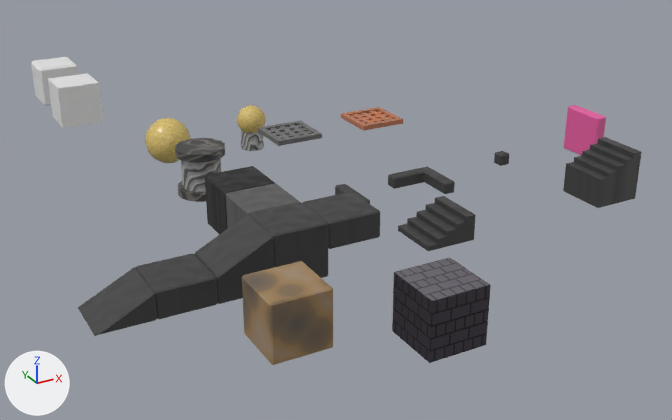
Before and after pictures for a commit that changed the Blender file Blender/worldblocks.blend.
One viewpoint serves both versions: a camera (50 mm lens) standing at (-5.11, -24.75, 6.82) and looking at (3.89, -8.39, -1.36). Every picture has the same lights, and +X, +Y and +Z are marked at lower left. The picture after the commit comes second. Objects named as collision shapes, trigger or cutter boxes, shadow casters or lower levels of detail are left out.

The first picture shows '000LowerPavementRamp', '001LowerPavementSlab', '002UpperPavementRamp', '003PavementBlock', '005PavementBlockDark', '006UpperPavementSlab', '007BrickBlock', '008DirtyBlock', '009Pillar', '014LowerPavementStairs', '016UpperStairs', 'simple_block' and 10 more.
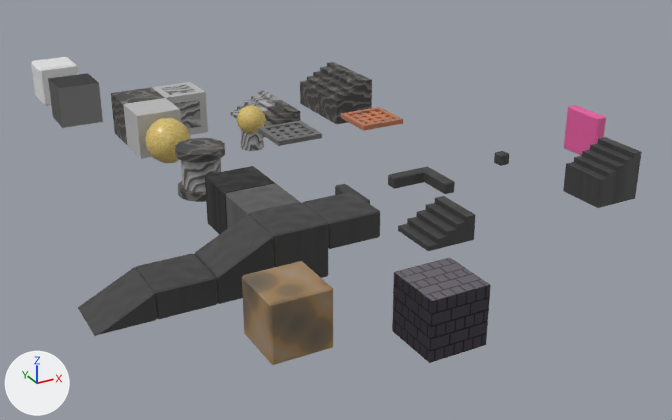
What changed in the scene script:
```text
Add mat_darkmarble:
    mat_darkmarble = bpy.data.materials.new('DarkMarble')
    # nodes: BsdfPrincipled, OutputMaterial, TexWave, ValToRGB
    # colours: grey #7c776f, dark grey #3f3f3f
Add mat_baketempmat_001:
    mat_baketempmat_001 = bpy.data.materials.new('BakeTempMat.001')
    # nodes: BsdfPrincipled, OutputMaterial, TexWave, ValToRGB
    # colours: dark grey #595959, grey #bcbcbc, grey #959595
Add mat_material:
    mat_material = principled_material('Material')
    mat_material.base_color = (0.5, 0.5, 0.5)  # grey #bcbcbc
Add me_cube_048:
    me_cube_048.from_pydata(...)  # 24 vertices, 14 faces; spans x -0.5..0.5, y -0.5..0.5, z -0.5..0.0
    me_cube_048.materials.append(mat_darkmarble)
Add me_cube_047:
    me_cube_047.from_pydata(...)  # 28 vertices, 18 faces; spans x -0.5..0.5, y -0.5..0.5, z -0.5..0.5
    me_cube_047.materials.append(mat_darkmarble)
Add me_cube_045:
    me_cube_045.from_pydata(...)  # 24 vertices, 14 faces; spans x -0.5..0.5, y -0.5..0.5, z -0.5..0.0
    me_cube_045.materials.append(mat_baketempmat_001)
Add me_cube_044:
    me_cube_044.from_pydata(...)  # 28 vertices, 18 faces; spans x -0.5..0.5, y -0.5..0.5, z -0.5..0.5
    me_cube_044.materials.append(mat_darkmarble)
Add me_cube_043:
    me_cube_043.from_pydata(...)  # 56 vertices, 54 faces; spans x -0.5..0.5, y -0.5..0.5, z -0.5..0.5
    # faces by material slot: [48, 6]
    me_cube_043.materials.append(mat_material)  # grey #bcbcbc
    me_cube_043.materials.append(mat_baketempmat_001)
Add me_cube_038:
    me_cube_038.from_pydata(...)  # a box spanning x -0.5..0.5, y -0.5..0.5, z -0.5..0.5
    me_cube_038.materials.append(mat_material)  # grey #bcbcbc
Add me_cube_028:
    me_cube_028.from_pydata(...)  # a box spanning x -0.5..0.5, y -0.5..0.5, z -0.5..0.5
    me_cube_028.materials.append(mat_darkmarble)
Add ob_simple_block_003:
    ob_simple_block_003 = bpy.data.objects.new('simple_block.003', me_cube_001.copy())  # the mesh of ob_simple_block
    ob_simple_block_003.location = (0.0, -2.0, 0.0)
Add ob_027lowerpavementstairsdarkmarble:
    ob_027lowerpavementstairsdarkmarble = bpy.data.objects.new('027LowerPavementStairsDarkMarble', me_cube_048)
    ob_027lowerpavementstairsdarkmarble.location = (4.0, -5.0, 0.0)
Add ob_026upperstairsdarkmarble:
    ob_026upperstairsdarkmarble = bpy.data.objects.new('026UpperStairsDarkMarble', me_cube_047)
    ob_026upperstairsdarkmarble.location = (6.0, -5.0, 0.0)
Add ob_025lowerpavementstairslightmarble:
    ob_025lowerpavementstairslightmarble = bpy.data.objects.new('025LowerPavementStairsLightMarble', me_cube_045)
    ob_025lowerpavementstairslightmarble.location = (4.0, -4.0, 0.0)
Add ob_024upperstairslightmarble:
    ob_024upperstairslightmarble = bpy.data.objects.new('024UpperStairsLightMarble', me_cube_044)
    ob_024upperstairslightmarble.location = (6.0, -4.0, 0.0)
Add ob_023mixedmarbleblock:
    ob_023mixedmarbleblock = bpy.data.objects.new('023MixedMarbleBlock', me_cube_043)
    ob_023mixedmarbleblock.location = (2.0, -4.0, 0.0)
Add ob_022lightmarbleblock:
    ob_022lightmarbleblock = bpy.data.objects.new('022LightMarbleBlock', me_cube_038)
    ob_022lightmarbleblock.location = (1.0, -5.0, 0.0)
Add ob_021darkmarbleblock:
    ob_021darkmarbleblock = bpy.data.objects.new('021DarkMarbleBlock', me_cube_028)
    ob_021darkmarbleblock.location = (1.0, -4.0, 0.0)
```

What differs and where, as boxes (x1, y1, x2, y2) in the pictures (672 x 420 px):
'simple_block.003', added: after (48, 73, 103, 128)
'026UpperStairsDarkMarble', added: after (318, 71, 372, 124)
'022LightMarbleBlock', added: after (123, 98, 181, 159)
'023MixedMarbleBlock', added: after (152, 82, 208, 135)
    faces in mat_material (grey #bcbcbc): (152, 82, 208, 135)
    faces in mat_baketempmat_001: (161, 84, 201, 129)
'024UpperStairsLightMarble', added: after (300, 62, 352, 114)
'021DarkMarbleBlock', added: after (111, 87, 165, 145)
'027LowerPavementStairsDarkMarble', added: after (263, 100, 300, 137)
'025LowerPavementStairsLightMarble', added: after (230, 91, 281, 119)
'simple_block', unchanged, covered by the edit: before (48, 73, 103, 128)
